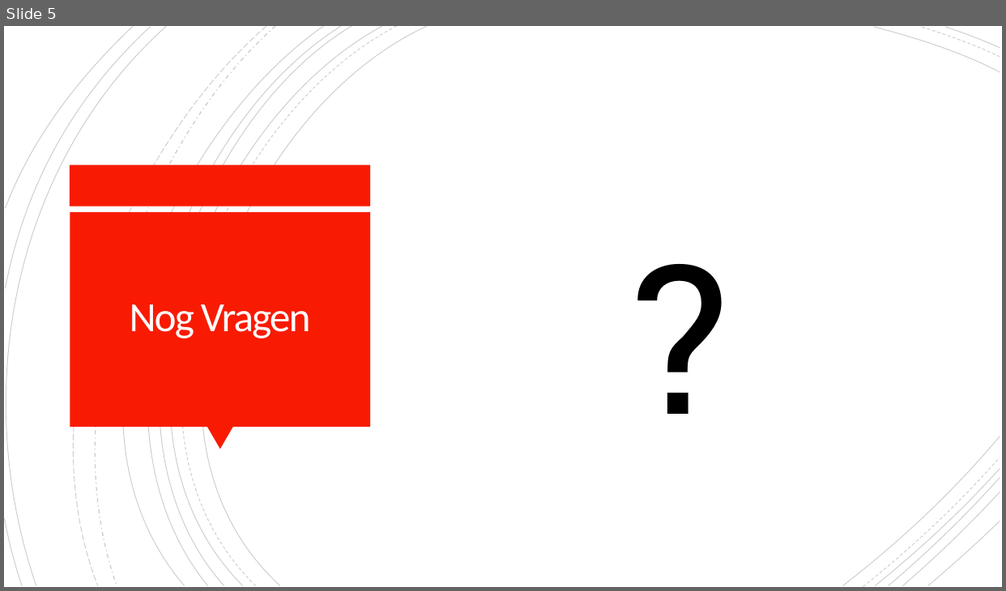
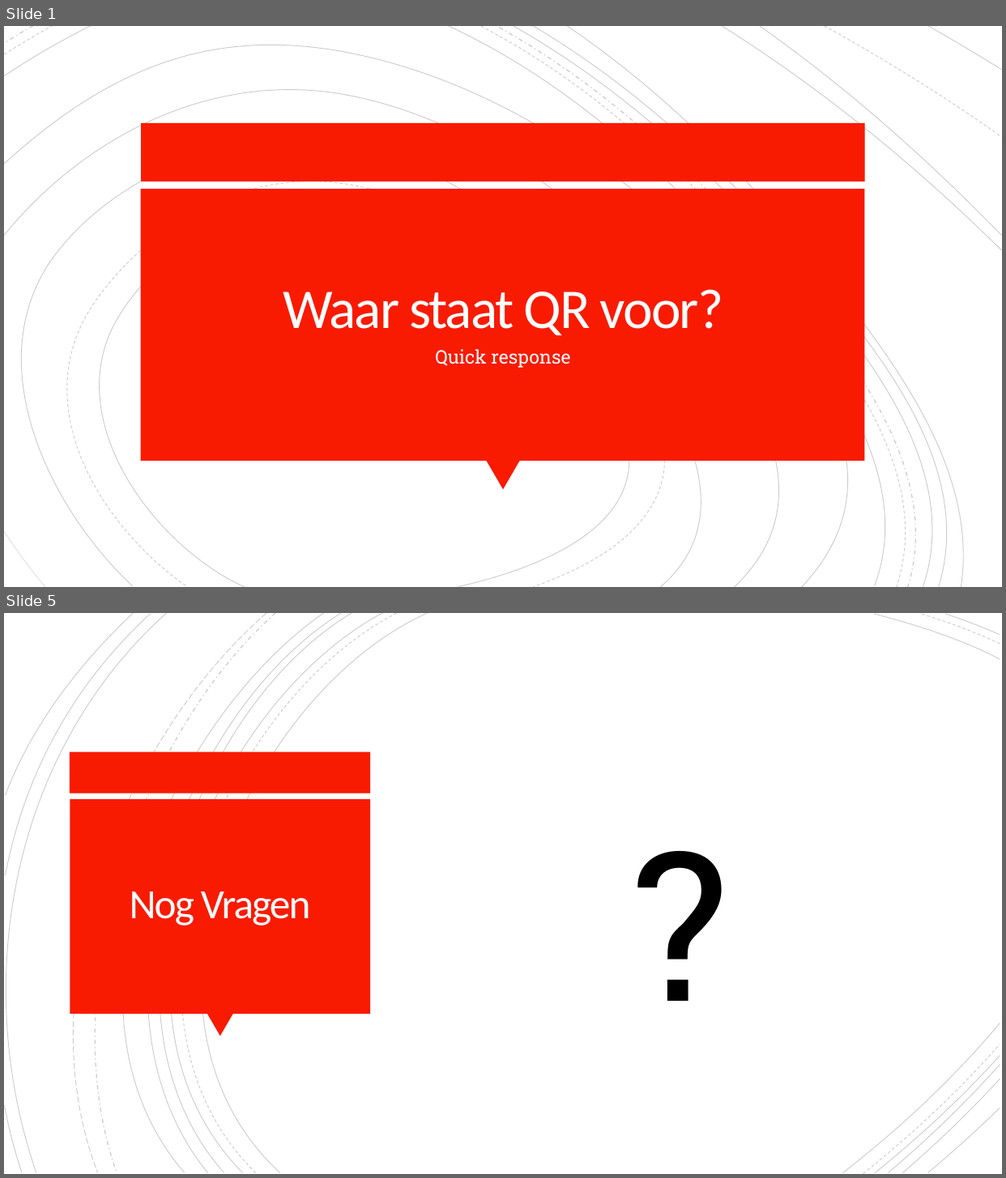
Before and after one commit to TomMertensPXL/Presentatie-IT-commSkills, a slide deck: Presentatie QR-code.pptx. Shown one above the other, each under a label of ours: slide 5 before the commit, slides 1 and 5 after it; the slides between them are not shown. The pictures are 1006x591 and 1006x1178 pixels, drawn with LibreOffice and Linux fonts; fonts in the diff are those of the drawing. Boxes give left, top, right and bottom in pixels: in the first picture for what was removed or moved away, otherwise in the second. Text is boxed around its words. In the diff, an @@ line names an element or a change of style, - is before the commit and + after.

```diff
--- a/Presentatie QR-code.pptx
+++ b/Presentatie QR-code.pptx
@@ slide 1 added at box(4, 26, 1002, 587), background #FFFFFF @@
@@ group added at box(4, 26, 1002, 587): 19 freeform shapes @@
@@ rectangle added at box(141, 123, 865, 182), fill #F81B02 @@
@@ rectangle added at box(141, 189, 865, 461), fill #F81B02 @@
@@ title added at box(283, 289, 723, 336), 54 pt, text #FFFEFF @@
+Waar staat QR voor?
@@ subtitle added at box(435, 349, 570, 368), 18 pt, text #FFFEFF @@
+Quick response
@@ triangle added at box(486, 461, 520, 489), fill #F81B02 @@
```
Also in this commit, not shown: 3 slides changed, 1 slide removed, 1 other file.
